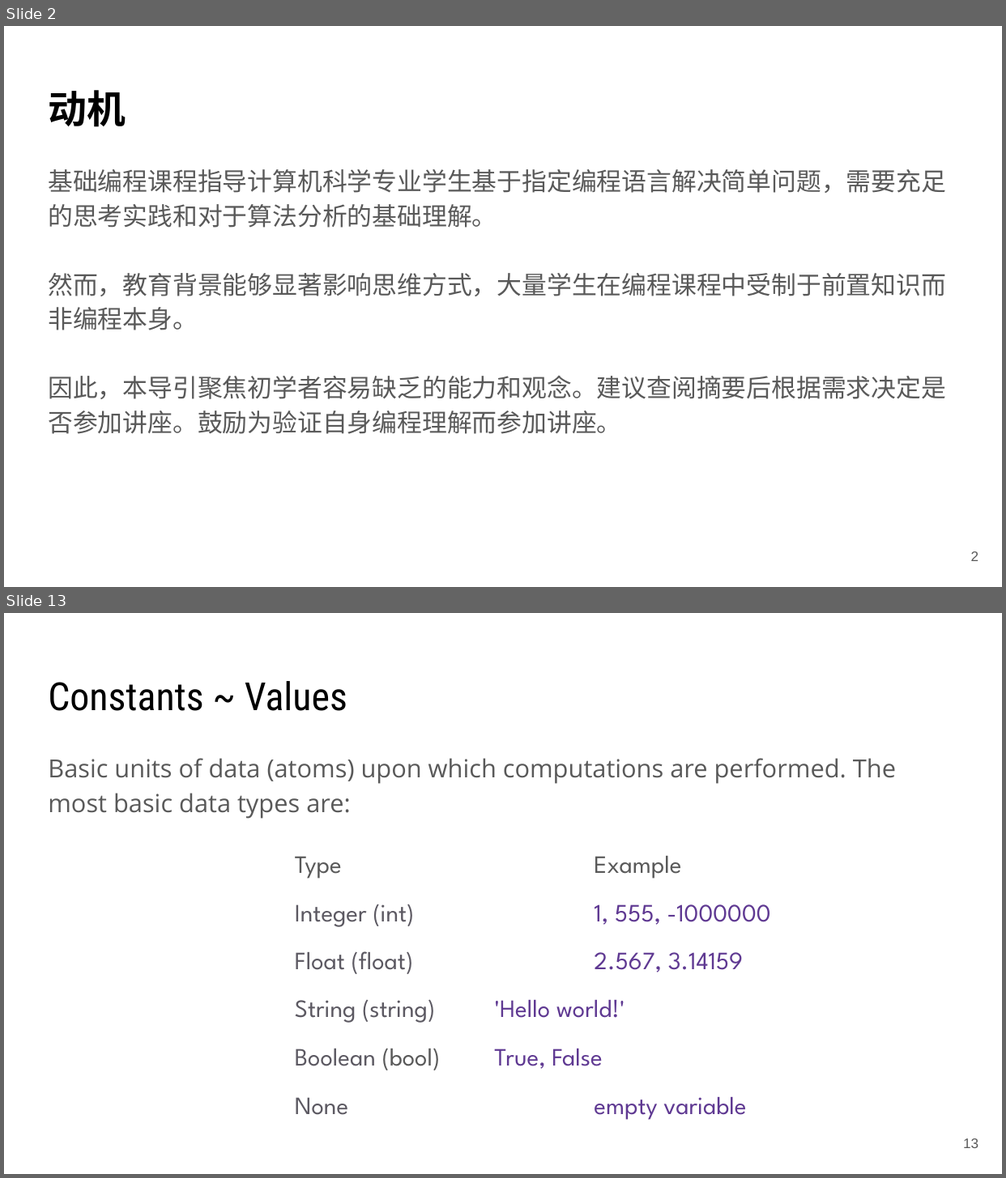
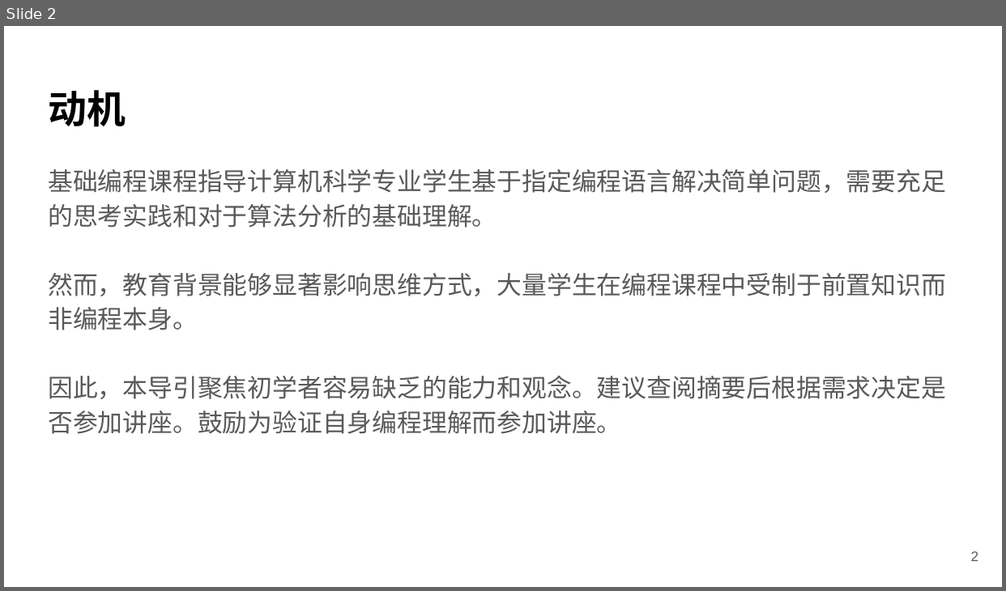
Before and after one commit to Saisyc/From-Algorithm-To-Implementation, a slide deck: 第1章 面向计算机科学专业学生的程序设计基础课程导引/第1讲 日常活动中的计算思维/第1讲 日常活动中的计算思维.pptx. Shown one above the other, each under a label of ours: slides 2 and 13 before the commit, slide 2 after it; the slides between them are not shown. The pictures are 1006x1178 and 1006x591 pixels, drawn with LibreOffice and Linux fonts; fonts in the diff are those of the drawing. Boxes give left, top, right and bottom in pixels: in the first picture for what was removed or moved away, otherwise in the second. Text is boxed around its words. In the diff, an @@ line names an element or a change of style, - is before the commit and + after.

```diff
--- a/第1章 面向计算机科学专业学生的程序设计基础课程导引/第1讲 日常活动中的计算思维/第1讲 日常活动中的计算思维.pptx
+++ b/第1章 面向计算机科学专业学生的程序设计基础课程导引/第1讲 日常活动中的计算思维/第1讲 日常活动中的计算思维.pptx
@@ slide 13 removed at box(4, 613, 1002, 1174), background #FFFFFF @@
@@ title removed at box(48, 681, 347, 711) @@
-Constants ~ Values
@@ text removed at box(48, 758, 896, 819) @@
-Basic units of data (atoms) upon which computations are performed. The most basic data types are:
@@ text removed at box(295, 856, 771, 1120) @@
-Type Example
-Integer (int) 1, 555, -1000000
-Float (float) 2.567, 3.14159
-String (string) 'Hello world!'
-Boolean (bool) True, False
-None empty variable
@@ page number removed at box(963, 1139, 978, 1148) @@
-13
```
Also in this commit, not shown: 55 other slides removed, 2 other files.
